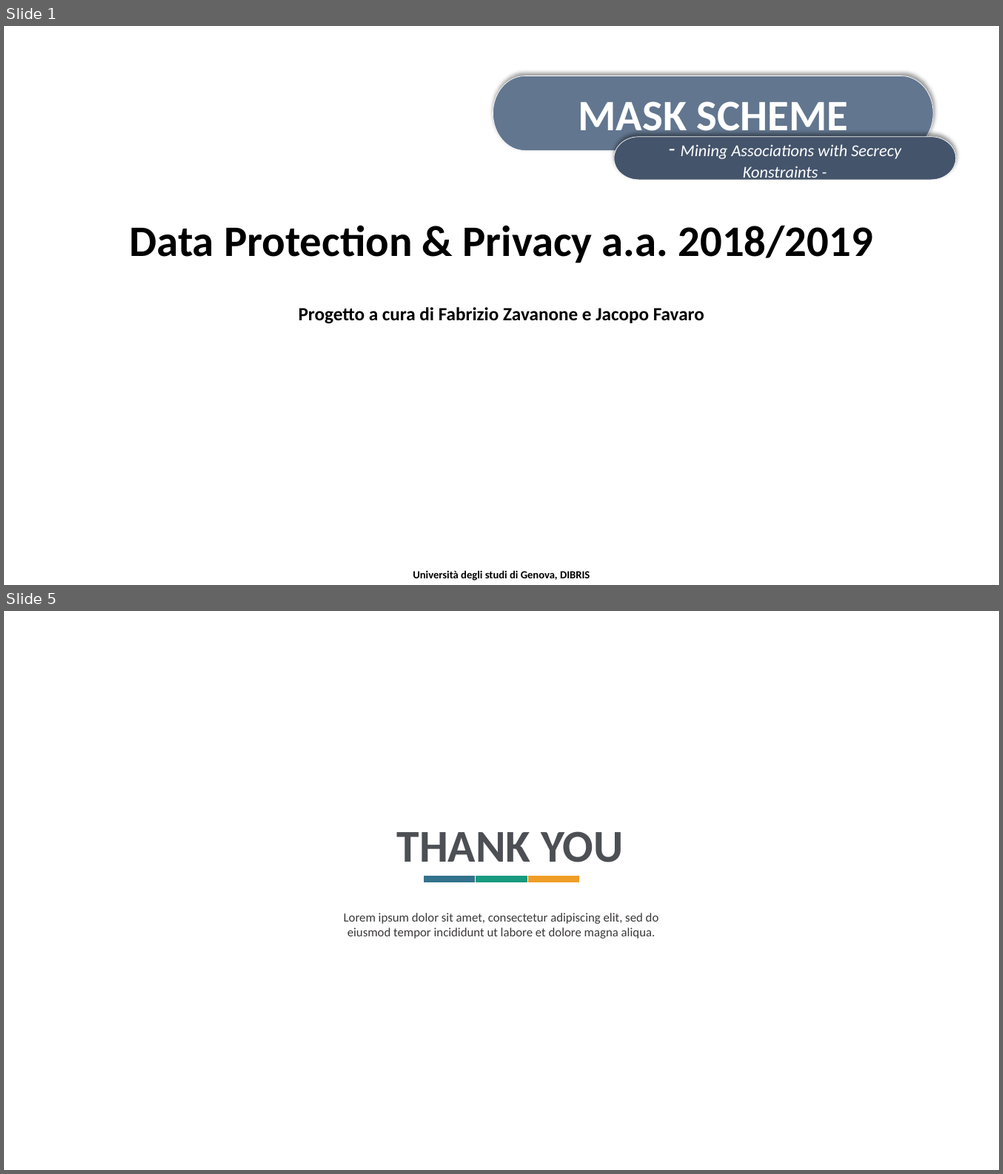
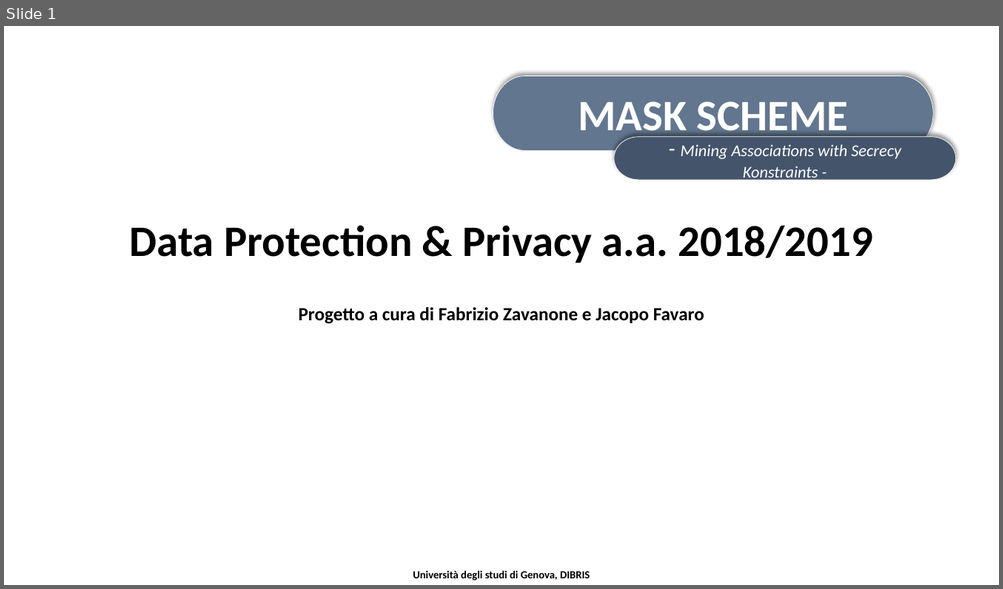
Before and after one commit to jf994/DataProtectionProject, a slide deck: docs/Presentazione.pptx. Shown one above the other, each under a label of ours: slides 1 and 5 before the commit, slide 1 after it; the slides between them are not shown. The pictures are 1003x1174 and 1003x589 pixels, drawn with LibreOffice and Linux fonts; fonts in the diff are those of the drawing; background and template pictures are left out. Boxes give left, top, right and bottom in pixels: in the first picture for what was removed or moved away, otherwise in the second. Text is boxed around its words. In the diff, an @@ line names an element or a change of style, - is before the commit and + after.

```diff
--- a/docs/Presentazione.pptx
+++ b/docs/Presentazione.pptx
@@ slide 5 removed at box(4, 611, 999, 1170), background picture (left out) @@
@@ text removed at box(397, 832, 623, 863) @@
-THANK YOU
@@ rectangle removed at box(424, 876, 475, 883) @@
@@ rectangle removed at box(475, 876, 528, 883) @@
@@ rectangle removed at box(528, 876, 580, 883) @@
@@ text removed at box(344, 913, 659, 939) @@
-Lorem ipsum dolor sit amet, consectetur adipiscing elit, sed do eiusmod tempor incididunt ut labore et dolore magna aliqua.
```
Also in this commit, not shown: 2 slides changed, 1 slide added, 1 other file.
